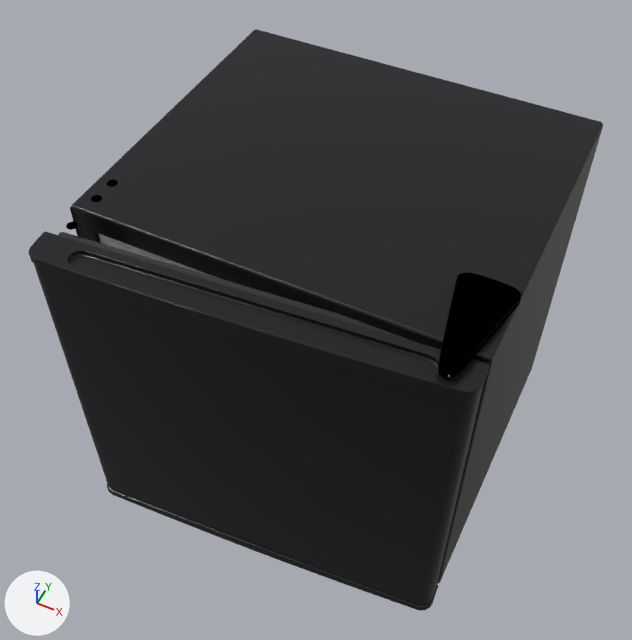
The glTF model public/items/tillreda_anim/TILLREDA_anim.glb as it was, and as the next commit left it.
Before and after are seen from a 50 mm camera at (0.317, -0.696, 1.089) aimed at (-0.02, -0.022, 0.246). Arrows for +X, +Y and +Z are at lower left; the lights stay in place. The first picture is the older version. Where no turn or scale is listed for an object, it has been applied to the vertices. Vertices at exactly the same position are counted once.

The first picture shows 'body', 'door_gasket', 'door_surface', 'hinge_bracket_right', 'holes_left' and 2 more.
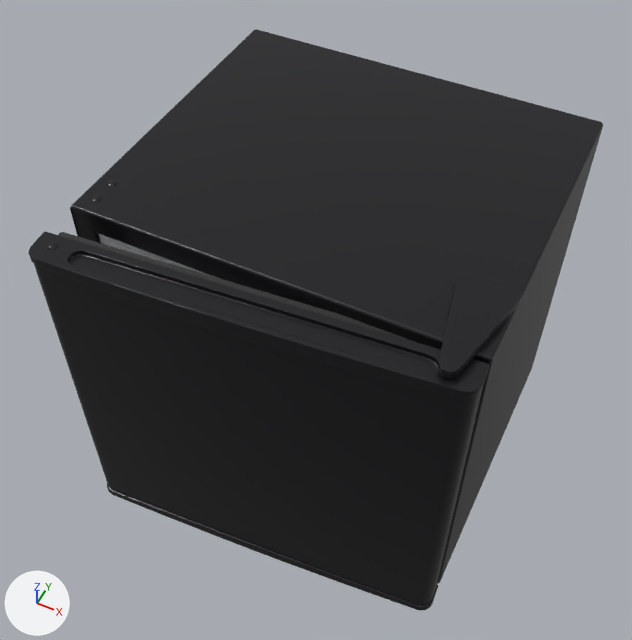
What differs and where, as boxes [x1, y1, x2, y2] in the pictures (632 x 640 px):
'hinge_bracket_right', shading changed: [438, 273, 521, 378] in both
'holes_left', deleted: before [66, 180, 118, 230]
'caps_left', added: after [91, 180, 118, 202]

What the commit changed:
me_mesh_0_002 has 143 vertices, 263 faces and spans x 0.1722..0.2358, y -0.2162..-0.0904, z 0.4594..0.4867.
me_mesh_0_002 is used by ob_hinge_bracket_right; location (0.0, 0.0, 0.0).
me_mesh_0_002 part 1: its shading normals changed.
Mesh me_mesh_0_003_1 is new.
It has 69 vertices, 106 faces and spans x -0.2219..-0.2098, y -0.1614..-0.1202, z 0.4765..0.4786.
It uses material mat_black_enamel (black #242428).
Object 'holes_left' (ob_holes_left) is deleted.
Object 'caps_left' (ob_caps_left) is new; it shows me_mesh_0_003_1.
Its location is (0.0, 0.0, 0.0).
